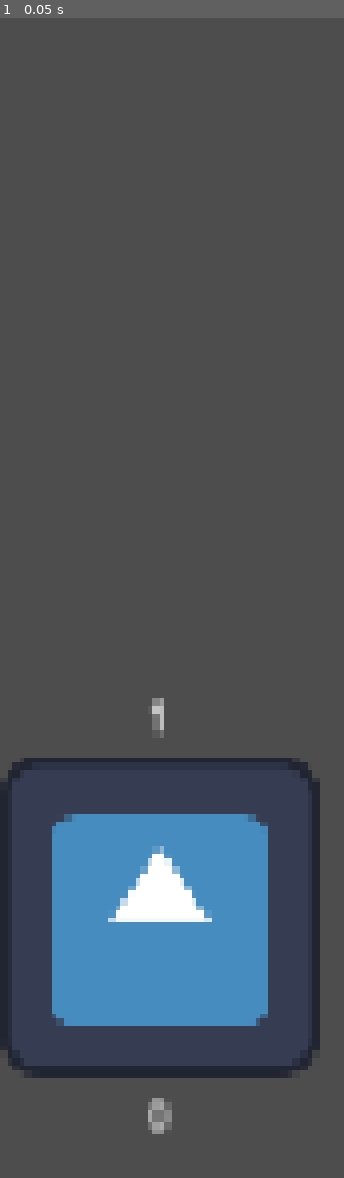
Above: before the commit, frame 1.
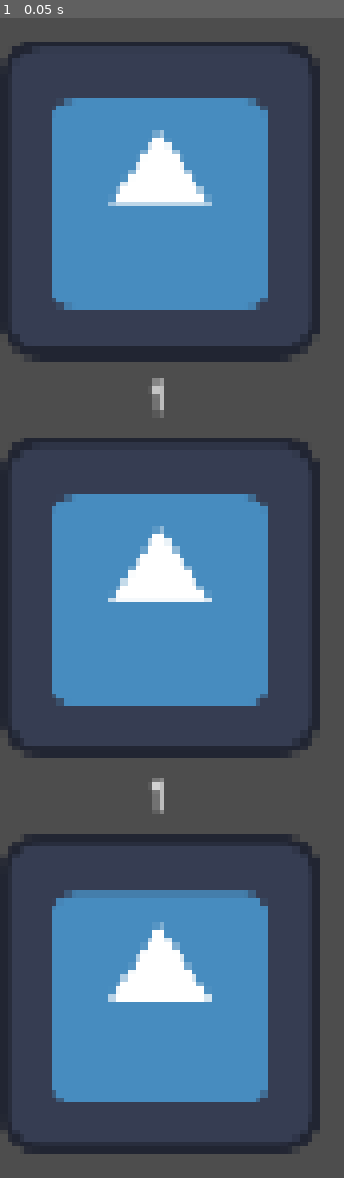
Above: after the commit, the same moment.

Repository: Simon-Kahre/nTCG
Game: Godot game, scene res://scenes/Combat.tscn
The game is run twice, just before and just after one commit, with the same random seed, the same clock (stepped at 60 frames per second) and the same inputs. This scene is started directly instead of the project's main scene. The engine's default icon, where the game draws it, is replaced by a stand-in: a white triangle on a blue panel in a dark square.
Inputs:
- Up to frame 1 (0.05 s): no input

The runs differ from the first frame. In frame 1, 44% of the frame differs, in the area x 0-94%, y 2-98%.

Commit message:
Update scoring logic
Now sets score based on the 'atk' value for each card present.

Diff:
--- a/trading-card-game/scenes/Combat.tscn
+++ b/trading-card-game/scenes/Combat.tscn
@@ -2,7 +2,10 @@
 
 [ext_resource type="Texture2D" uid="uid://lbk3qbgbtooc" path="res://assets/sprites/icon2.svg" id="1_4r6s1"]
 [ext_resource type="Script" uid="uid://cotu53j2bnyee" path="res://scripts/combatStage.gd" id="1_k070p"]
+[ext_resource type="Script" uid="uid://8ceibesgs8dl" path="res://scripts/card.gd" id="2_0qy8o"]
+[ext_resource type="Texture2D" uid="uid://dvj3edad6jup1" path="res://assets/sprites/icon3.svg" id="2_akg4l"]
 [ext_resource type="Script" uid="uid://bi5qrt6m4ijga" path="res://scripts/locationScore.gd" id="2_hrlpu"]
+[ext_resource type="Texture2D" uid="uid://4nrimwk7qrxg" path="res://assets/sprites/icon.svg" id="6_70oqa"]
 
 [node name="Main" type="Node2D" unique_id=1450386294]
 
@@ -15,12 +18,20 @@
 [node name="VBoxContainer" type="VBoxContainer" parent="HBoxContainer" unique_id=300874963]
 layout_mode = 2
 
-[node name="GridContainer" type="GridContainer" parent="HBoxContainer/VBoxContainer" unique_id=1892624808]
+[node name="OpponentCards" type="GridContainer" parent="HBoxContainer/VBoxContainer" unique_id=1892624808]
 layout_mode = 2
+columns = 2
 
-[node name="VBoxContainer" type="VBoxContainer" parent="HBoxContainer/VBoxContainer" unique_id=906990500]
+[node name="TextureRect" type="TextureRect" parent="HBoxContainer/VBoxContainer/OpponentCards" unique_id=963398339]
+layout_mode = 2
+texture = ExtResource("2_akg4l")
+script = ExtResource("2_0qy8o")
+
+[node name="VBoxContainer" type="VBoxContainer" parent="HBoxContainer/VBoxContainer" unique_id=906990500 node_paths=PackedStringArray("opCards", "playerCards")]
 layout_mode = 2
 script = ExtResource("2_hrlpu")
+opCards = NodePath("../OpponentCards")
+playerCards = NodePath("../PlayerCards")
 
 [node name="OpponentScore" type="Label" parent="HBoxContainer/VBoxContainer/VBoxContainer" unique_id=1219656084]
 layout_mode = 2
@@ -36,5 +47,11 @@
 text = "Another number"
 horizontal_alignment = 1
 
-[node name="GridContainer6" type="GridContainer" parent="HBoxContainer/VBoxContainer" unique_id=506620635]
+[node name="PlayerCards" type="GridContainer" parent="HBoxContainer/VBoxContainer" unique_id=506620635]
 layout_mode = 2
+columns = 2
+
+[node name="TextureRect2" type="TextureRect" parent="HBoxContainer/VBoxContainer/PlayerCards" unique_id=566245149]
+layout_mode = 2
+texture = ExtResource("6_70oqa")
+script = ExtResource("2_0qy8o")
--- a/trading-card-game/scripts/card.gd
+++ b/trading-card-game/scripts/card.gd
@@ -1,6 +1,6 @@
 class_name BasicCard
 
-extends Node2D
+extends Node
 
 var health: int = 0
-var atk: int = 0
+var atk: int = 1
--- a/trading-card-game/scripts/locationScore.gd
+++ b/trading-card-game/scripts/locationScore.gd
@@ -1,14 +1,26 @@
 extends VBoxContainer
+
+@export var opCards: GridContainer
+@export var playerCards: GridContainer
 
 var playerScore: int = 0
 var opScore: int = 1
 
-func update_score_display() -> void:
+func update_score() -> void:
+	playerScore = 0
+	for card in playerCards.get_children():
+		playerScore += card.atk
+
+	opScore = 0
+	for card in opCards.get_children():
+		opScore += card.atk
+
 	var opLabel: Label = self.find_child("OpponentScore")
 	var playerLabel: Label = self.find_child("PlayerScore")
 
 	opLabel.text = str(opScore)
 	playerLabel.text = str(playerScore)
 
+
 func _ready() -> void:
-	update_score_display()
+	update_score()
